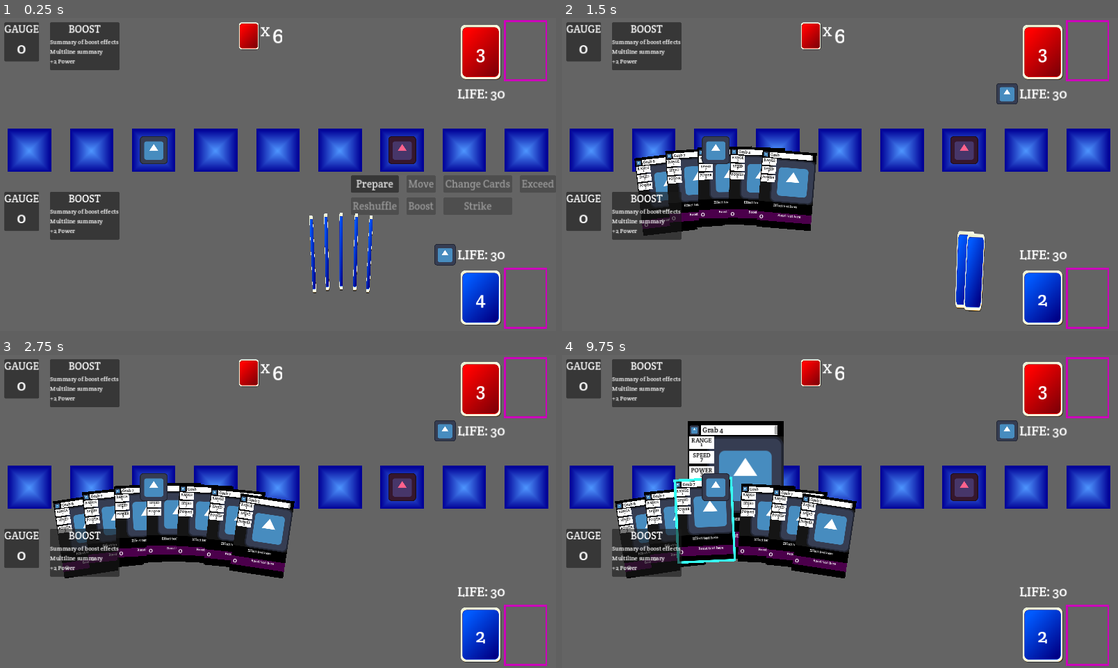
Above: before the commit, frames 1-4 (two rows, left to right).
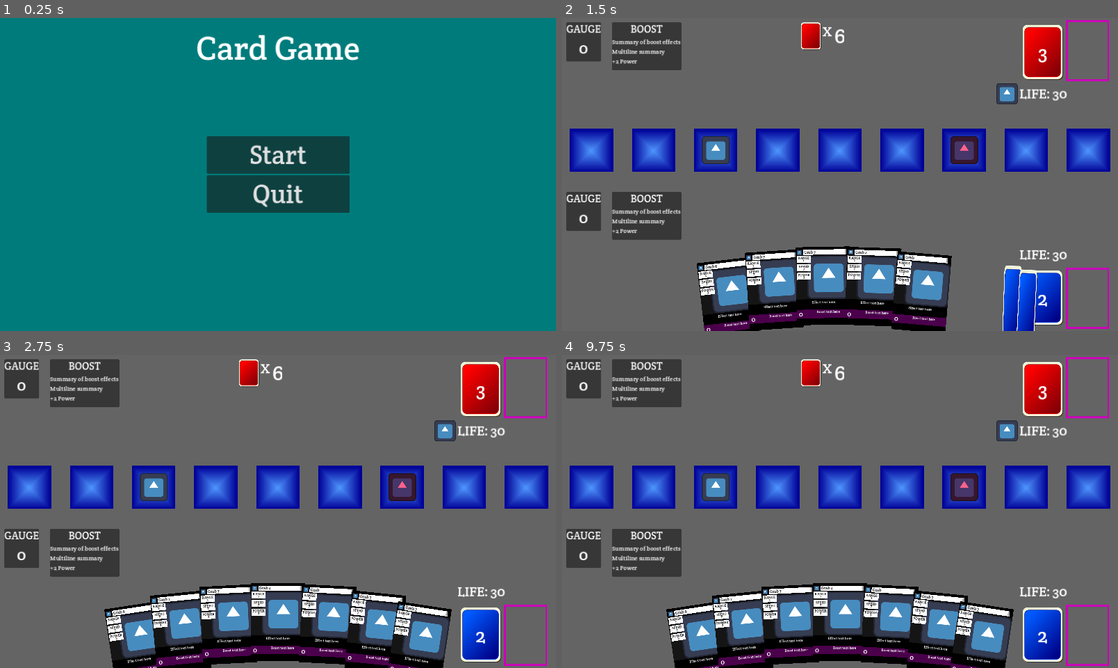
Above: after the commit, the same moments.

Repository: daniel-k-taylor/exceedgameclient
Game: Godot game, scene res://scenes/main.tscn
Two runs of this game, one before a commit and one after it. Both use one fixed random seed, a clock stepped at 60 frames per second and the inputs below. Before the commit the project starts from res://scenes/game/game.tscn. The engine's default icon, where the game draws it, is replaced by a stand-in: a white triangle on a blue panel in a dark square.
Inputs (mouse positions are in pixels of both pictures, inside the frame that each line leads up to):
- Up to frame 1 (0.25 s): no input
- Up to frame 2 (1.5 s): click (840, 155) at 0.5 s, where only the run after the commit has a clickable "Start"; click "Prepare" at 1.25 s
- Up to frame 3 (2.75 s): click (478, 636) at 2.02 s
- Up to frame 4 (9.75 s): click (1090, 636) at 2.77 s; click (645, 536) at 3.52 s; click (1040, 636) at 4.27 s; click (1090, 636) at 5.02 s; click (645, 536) at 5.77 s; click (1040, 636) at 6.52 s; click (1090, 636) at 7.27 s; click (645, 536) at 8.02 s; tap Enter at 8.75 s; move the mouse to (962, 495) at 8.77 s; click (962, 495) at 8.92 s; tap Space at 9.5 s; drag from (728, 527) to (589, 486) at 9.52 s

The runs differ from the first frame. In frame 1, 100% of the frame differs, in the area x 0-100%, y 0-100%; in frame 2, 20%; in frame 3, 24%; in frame 4, 27%.

Commit message:
Export to html5 working

Diff:
--- a/project.godot
+++ b/project.godot
@@ -11,7 +11,7 @@
 [application]
 
 config/name="FightingCards"
-run/main_scene="res://scenes/game/game.tscn"
+run/main_scene="res://scenes/main.tscn"
 config/features=PackedStringArray("4.1", "GL Compatibility")
 config/icon="res://icon.svg"
 
--- a/scenes/game/game.gd
+++ b/scenes/game/game.gd
@@ -28,9 +28,9 @@
 
 @onready var game_logic : GameLogic = $GameLogic
 
-@onready var CenterCardOval = Vector2(get_viewport().size) * Vector2(0.5, 1.25)
-@onready var HorizontalRadius = get_viewport().size.x * 0.45
-@onready var VerticalRadius = get_viewport().size.y * 0.4
+@onready var CenterCardOval = Vector2(get_viewport().content_scale_size) * Vector2(0.5, 1.25)
+@onready var HorizontalRadius = get_viewport().content_scale_size.x * 0.45
+@onready var VerticalRadius = get_viewport().content_scale_size.y * 0.4
 
 # Called when the node enters the scene tree for the first time.
 func _ready():
Not shown, added: export_presets.cfg
Not shown, changed: .gitignore
Not shown, changed: work.todo
